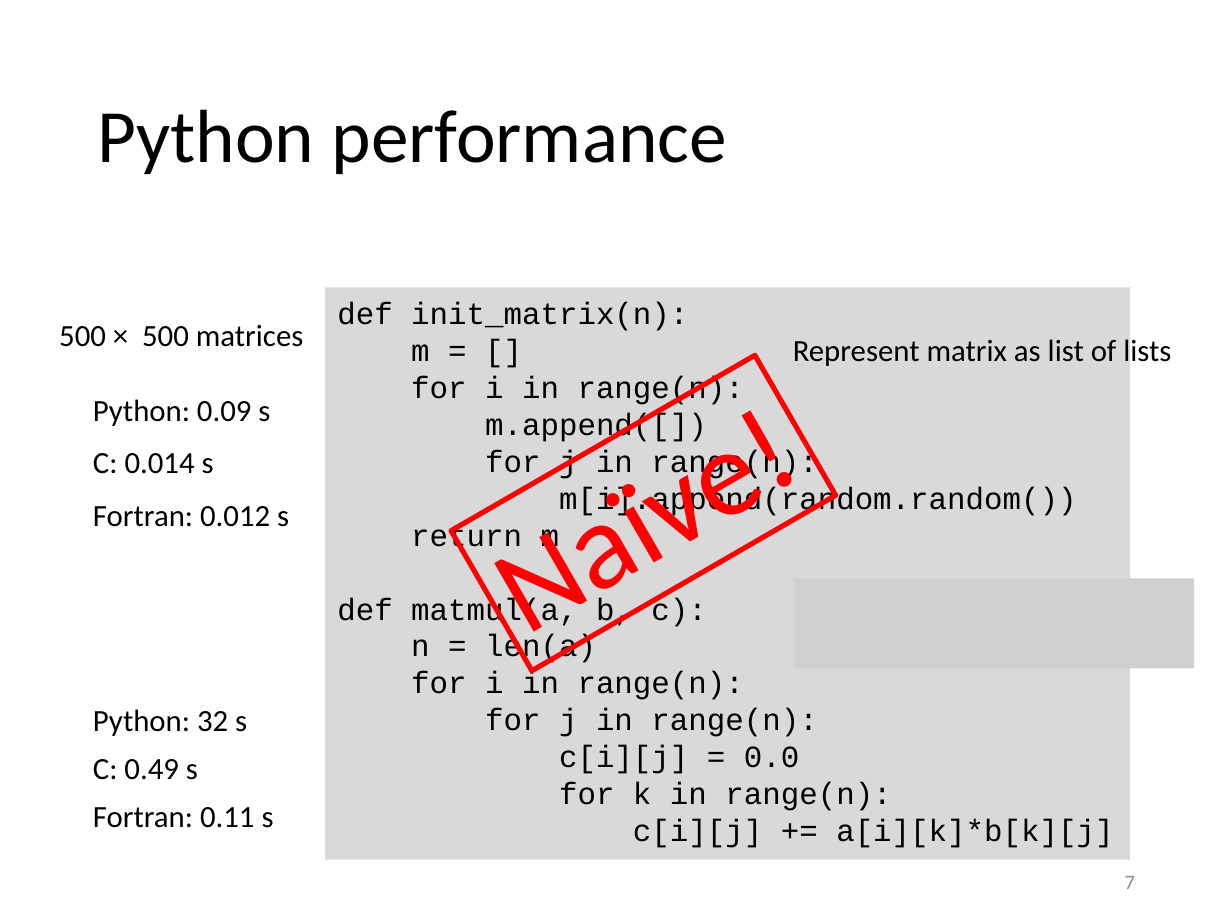
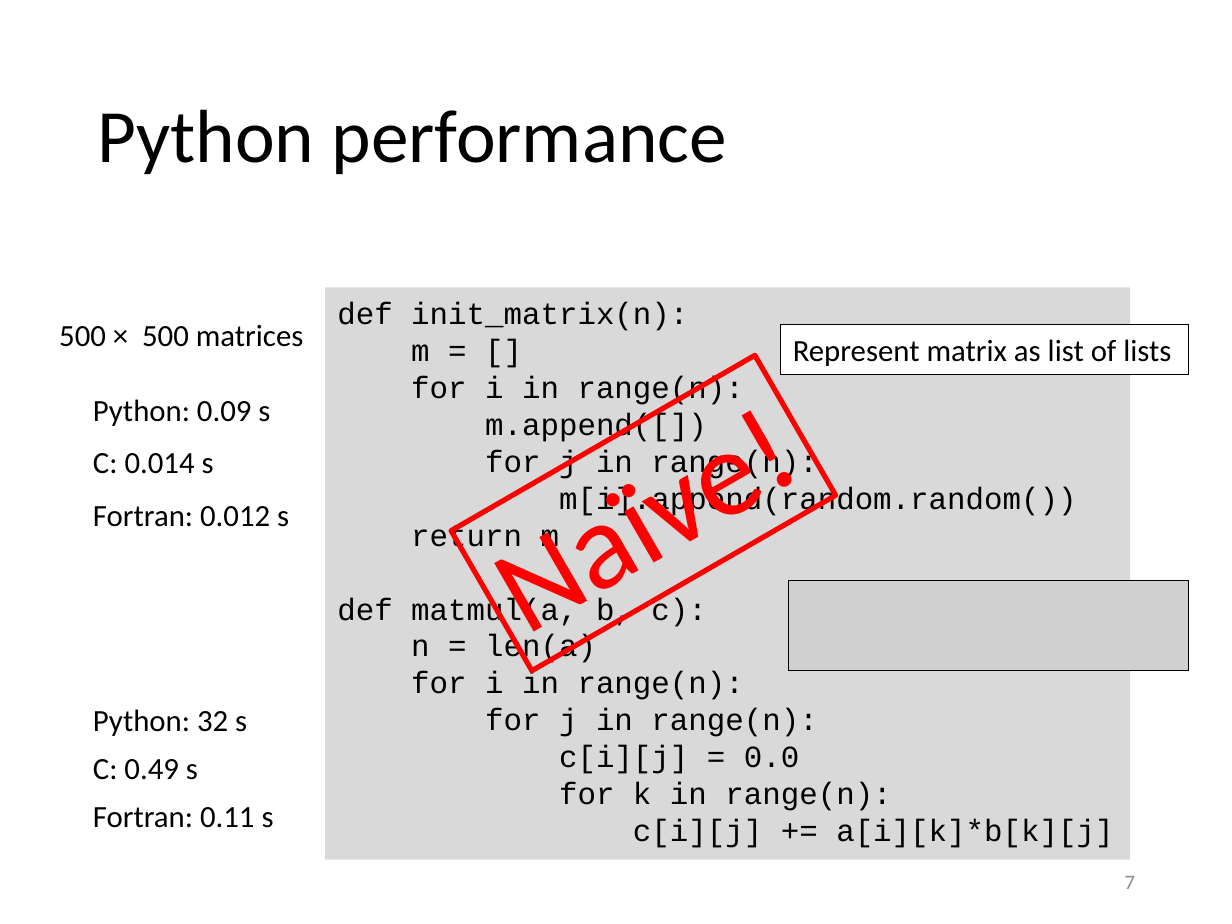
Before and after one commit to gjbex/Python-for-HPC, a slide deck: slide 7 of python_for_hpc.pptx. Drawn at 1232x924 pixels with LibreOffice and Linux fonts; fonts in the diff are those of the drawing; grey boxes stand for pictures. Boxes give left, top, right and bottom in pixels: in the first picture for what was removed or moved away, otherwise in the second. Text is boxed around its words. In the diff, an @@ line names an element or a change of style, - is before the commit and + after.

Commit message:
Clean up Python and C++ style a bit

```diff
--- a/python_for_hpc.pptx
+++ b/python_for_hpc.pptx
@@ rectangle "Represent matrix as list of ...": place and size @@
-rectangle "Represent matrix as list of ..." at [793, 339, 1171, 366]
+rectangle "Represent matrix as list of ..." at [781, 325, 1189, 375]
@@ rectangle "Represent matrix as list of ..." at [781, 325, 1189, 375]: fill none to #FFFFFF; outline none to #000000 0.75 pt @@
@@ picture: place and size @@
-picture at [793, 578, 1194, 668]
+picture at [788, 580, 1189, 670]
```
Also in this commit, not shown: 7 other slides changed.
